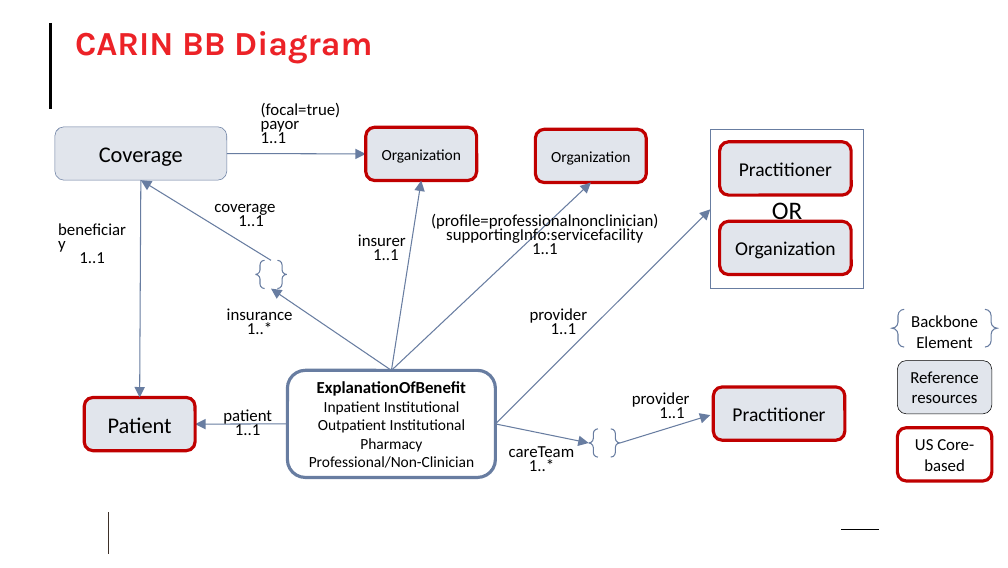
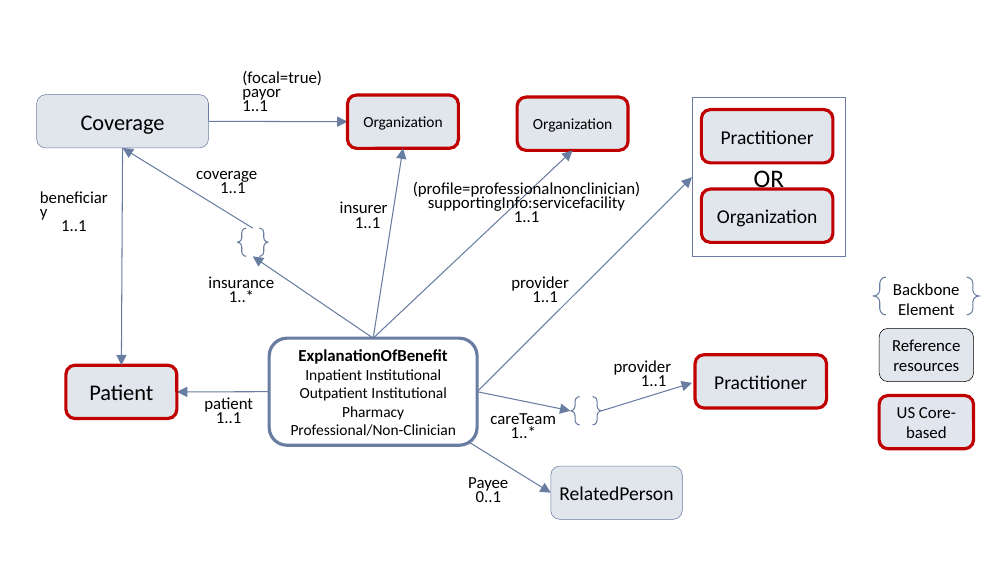
Before and after one commit to HL7/carin-bb, a slide deck: slide 1 of input/images/CARIN_BB_Profile_Relationship_Diagram.pptx. Drawn at 1008x568 pixels with LibreOffice and Linux fonts; fonts in the diff are those of the drawing; background and template pictures are left out. Boxes give left, top, right and bottom in pixels: in the first picture for what was removed or moved away, otherwise in the second. Text is boxed around its words. In the diff, an @@ line names an element or a change of style, - is before the commit and + after.

Commit message:
Updated resource relationship Diagram

```diff
--- a/input/images/CARIN_BB_Profile_Relationship_Diagram.pptx
+++ b/input/images/CARIN_BB_Profile_Relationship_Diagram.pptx
@@ line removed from (51, 23) to (51, 109) @@
@@ title removed at <box>75,31,372,64</box> @@
-CARIN BB Diagram
@@ 3 texts, 2 rounded rectangles, 1 brace pair, 1 arrow: place and size @@
-3 texts, 2 rounded rectangles, 1 brace pair, 1 arrow at <box>79,103,646,471</box>
+3 texts, 2 rounded rectangles, 1 brace pair, 1 arrow at <box>61,71,628,438</box>
@@ 9 arrows, 8 rounded rectangles, 6 texts, 2 brace pairs, 1 rectangle: place and size @@
-9 arrows, 8 rounded rectangles, 6 texts, 2 brace pairs, 1 rectangle at <box>55,127,997,481</box>
+9 arrows, 8 rounded rectangles, 6 texts, 2 brace pairs, 1 rectangle at <box>36,95,979,449</box>
@@ text in brace pair at <box>893,283,960,315</box>: spaces changed @@
-BackboneElement
+Backbone
+Element
@@ text "patient": place and size @@
-text "patient" at <box>223,409,272,435</box>
+text "patient" at <box>204,397,253,423</box>
@@ rounded rectangle "US Core-based" at <box>879,396,974,449</box>: fill none to #E1E5ED @@
@@ arrow added from (470, 443) to (551, 493), #687DA1 1 pt @@
@@ text added at <box>468,477,508,502</box>, 16 pt, text #000000 @@
+Payee
+0..1
@@ rounded rectangle added at <box>551,466,683,519</box>, fill #E1E5EC, outline #687CA1 0.5 pt, 18.6 pt, text #000000 @@
+RelatedPerson
@@ line removed from (108, 512) to (108, 555) @@
@@ line removed from (841, 530) to (879, 530) @@
```
Also in this commit, not shown: 1 other file.
